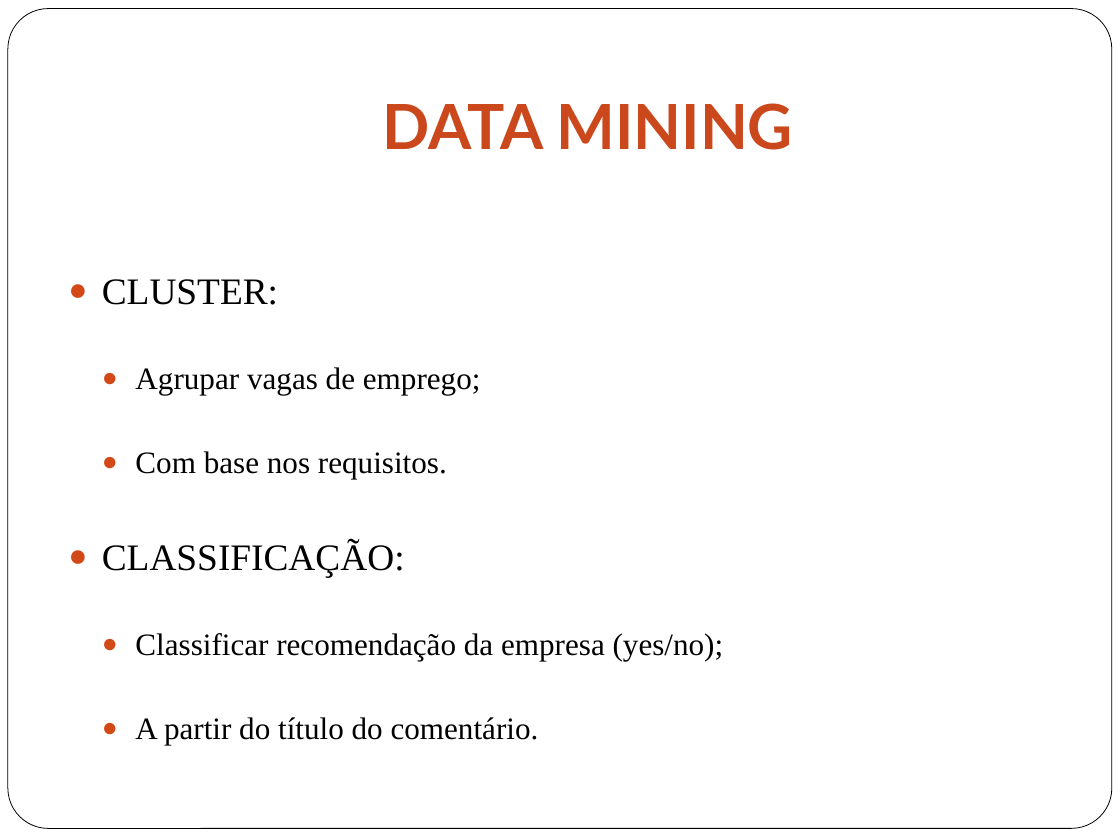
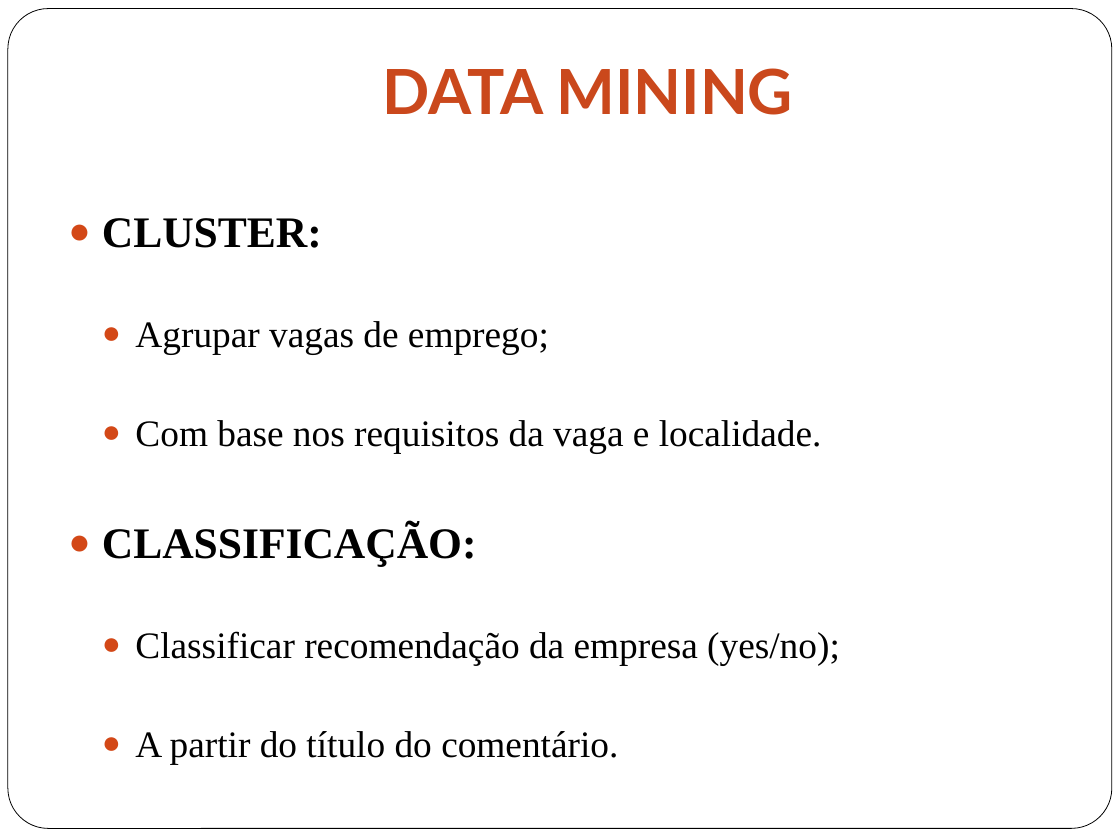
Before and after one commit to gabriellimagomes15/dsa, a slide deck: slide 17 of Apresentacao_2.pptx. Drawn at 1120x840 pixels with LibreOffice and Linux fonts; fonts in the diff are those of the drawing. Boxes give left, top, right and bottom in pixels: in the first picture for what was removed or moved away, otherwise in the second. Text is boxed around its words. In the diff, an @@ line names an element or a change of style, - is before the commit and + after.

```diff
--- a/Apresentacao_2.pptx
+++ b/Apresentacao_2.pptx
@@ title "DATA MINING": place and size @@
-title "DATA MINING" at (383,103,794,150)
+title "DATA MINING" at (383,68,794,115)
@@ text "CLUSTER:": place and size @@
-text "CLUSTER:" at (102,279,724,745)
+text "CLUSTER:" at (102,218,840,764)
@@ text at (102,218,840,764): size 24 to 28 pt, bold on in "CLUSTER:", "CLASSIFICAÇÃO:"; size 20 to 24 pt in "Agrupar vagas de emprego;", "Classificar recomendação da empresa (yes/no);", "A partir do título do comentário." @@
@@ text at (135,420,822,453): text changed; size 20 to 24 pt @@
-    ● Com base nos requisitos.
+    ● Com base nos requisitos da vaga e localidade.
```
Also in this commit, not shown: 7 other slides changed, 3 other files.
